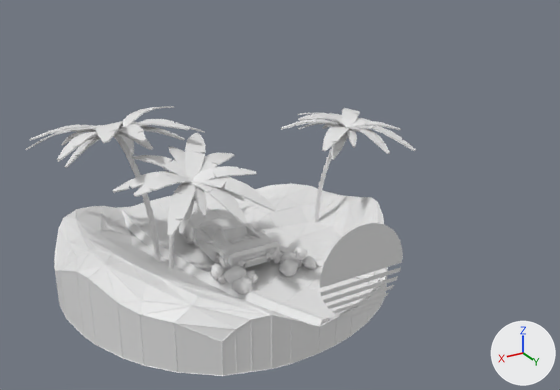
A saved change to the FBX model Assets/model/retrowave-lowpoly-car-remake/source/retrowavecar_remake_result_final_for_skfb.fbx.
The view is the same before and after, from a camera (50 mm lens) standing at (7.28, 14.66, 8.41) and looking at (-1.59, -0.12, 1.02). Every picture has the same lights, and +X, +Y and +Z are marked at lower right. Where no turn or scale is listed for an object, it has been applied to the vertices. Vertices at the same position are counted once.

Names of what the first picture shows: 'CarBody', 'Icosphere', 'Island'.
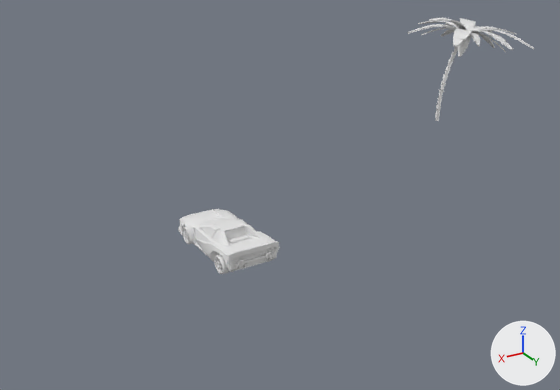
The change, as a diff of the scene's bpy script:
```diff
--- a/Assets/model/retrowave-lowpoly-car-remake/source/retrowavecar_remake_result_final_for_skfb.fbx.py
+++ b/Assets/model/retrowave-lowpoly-car-remake/source/retrowavecar_remake_result_final_for_skfb.fbx.py
@@ me_cube_002 @@
 # used by ob_carbody; location = (0.0, 0.0, 0.0)
-me_cube_002.from_pydata(...)  # 1422 vertices, 1353 faces; spans x -0.67..0.67, y -1.51..1.48, z 0.1..0.8
+me_cube_002.from_pydata(...)  # 487 vertices, 393 faces; spans x -0.67..0.67, y -1.35..1.48, z 0.17..0.78
+# me_cube_002 part 1: 4 vertices moved within x -0.32..0.32, y 0.39..0.53, z 0.78; 571 vertices removed from x -0.65..0.65, y -1.51..1.43, z 0.1..0.8
 me_cube_002.materials.append(mat_mt_palette_main)
@@ me_beziercurve_001 @@
+me_beziercurve_001.from_pydata(...)  # 5000 vertices, 6300 faces; spans x -5.06..-2.13, y -1.67..1.46, z -0.04..2.84
+me_beziercurve_001.materials.append(mat_mt_palette_main)  # white #e7e7e7
@@ me_cube_023 @@
+me_cube_023.from_pydata(...)  # 595 vertices, 634 faces; spans x -0.65..0.65, y -1.51..1.43, z 0.1..0.8
+me_cube_023.materials.append(mat_mt_palette_main)  # white #e7e7e7
@@ ob_icosphere @@
-ob_icosphere = bpy.data.objects.new('Icosphere', me_icosphere)
-ob_icosphere.location = (0.0, 0.0, 0.0)
@@ ob_island @@
-ob_island = bpy.data.objects.new('Island', me_beziercurve_004)
-ob_island.location = (0.0, 0.0, 0.0)
@@ ob_island_001 @@
+ob_island_001 = bpy.data.objects.new('Island.001', me_beziercurve_001)
+ob_island_001.location = (-4.48, -0.72, 1.77)
@@ ob_carbody_009 @@
+ob_carbody_009 = bpy.data.objects.new('CarBody.009', me_cube_023)
+ob_carbody_009.location = (0.0, 0.0, 0.0)
```

Location of each change, [x1, y1, x2, y2] in pixels of the pictures (560 x 390 px):
'Island', deleted: before [26, 106, 416, 376]
'CarBody.009', added: after [180, 209, 280, 272]
'Island.001', added: after [407, 17, 534, 121]
'Icosphere', deleted: before [211, 221, 316, 295]
part 1 of me_cube_002, cut back: before [184, 209, 280, 269]
